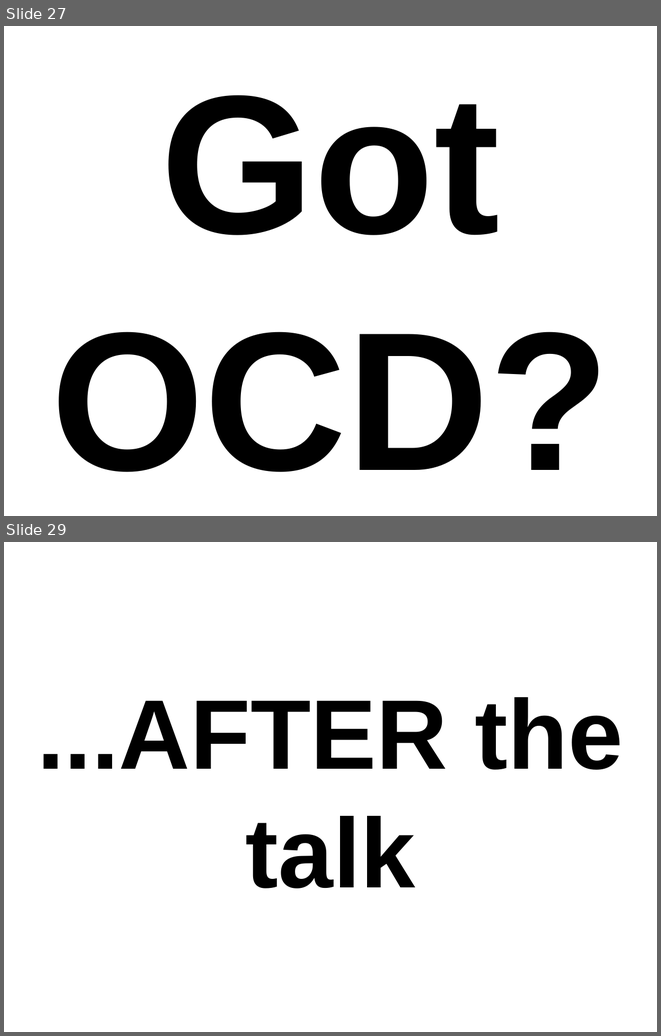
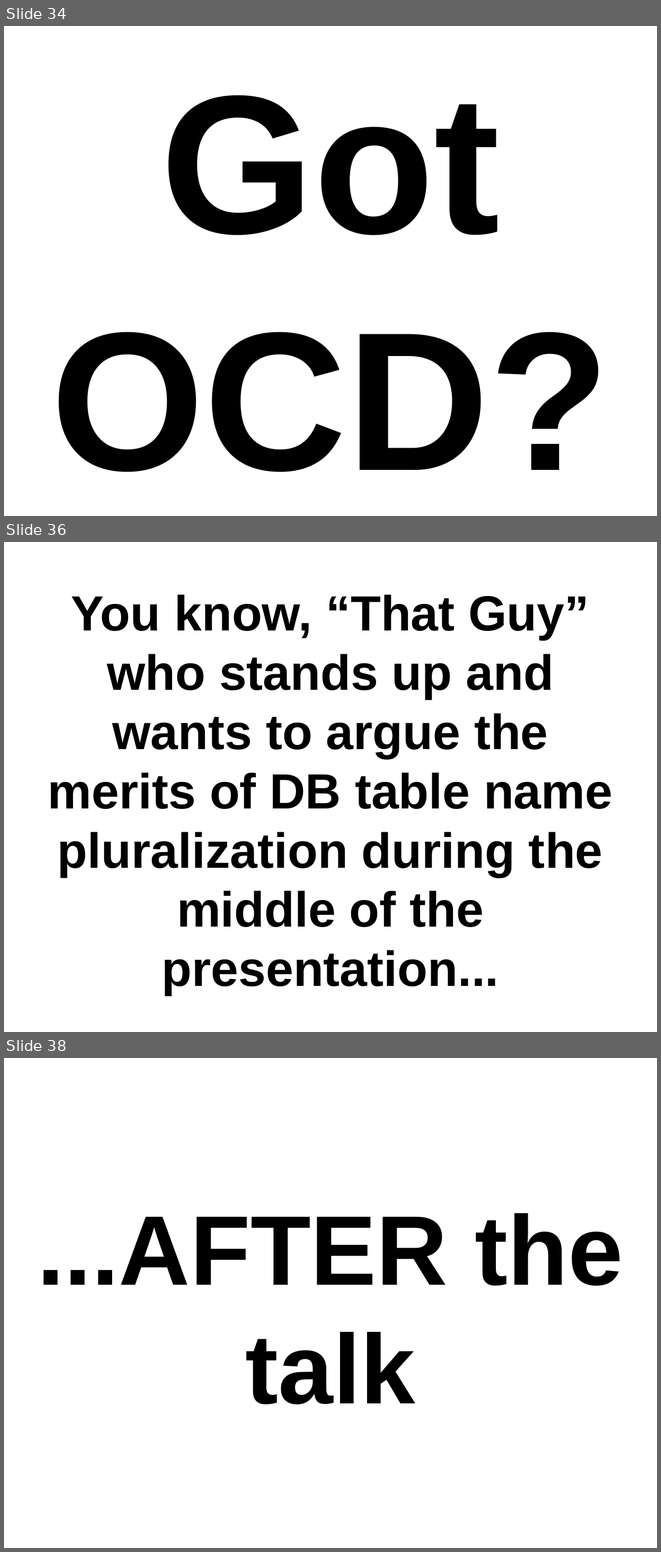
Before and after one commit to thewoolleyman/ci_for_the_rails_guy_or_gal, a slide deck: presentation/ci_for_the_web_2.0_guy_or_gal.odp. Shown one above the other, each under a label of ours: slides 27 and 29 before the commit, slides 34, 36 and 38 after it; the slides between them are not shown. The pictures are 661x1036 and 661x1552 pixels, drawn with LibreOffice and Linux fonts; fonts in the diff are those of the drawing. Boxes give left, top, right and bottom in pixels: in the first picture for what was removed or moved away, otherwise in the second. Text is boxed around its words. In the diff, an @@ line names an element or a change of style, - is before the commit and + after.

```diff
--- a/presentation/ci_for_the_web_2.0_guy_or_gal.odp
+++ b/presentation/ci_for_the_web_2.0_guy_or_gal.odp
@@ slide 36 added at (4, 542, 657, 1032), background #FFFFFF @@
@@ title added at (48, 594, 612, 995), 60 pt, text #000000, bold @@
+You know, “That Guy” who stands up and wants to argue the merits of DB table name pluralization during the middle of the presentation...
@@ what was slide 27 is now slide 34 @@
@@ what was slide 29 is now slide 38 @@
```
Also in this commit, not shown: 5 slides changed, 6 other slides added, 1 slide removed, 1 other file.
